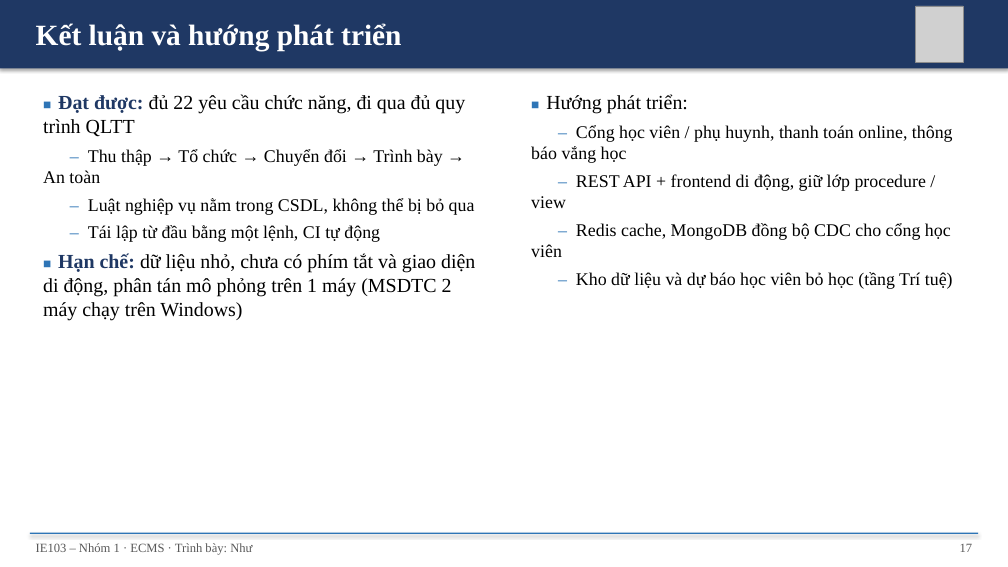
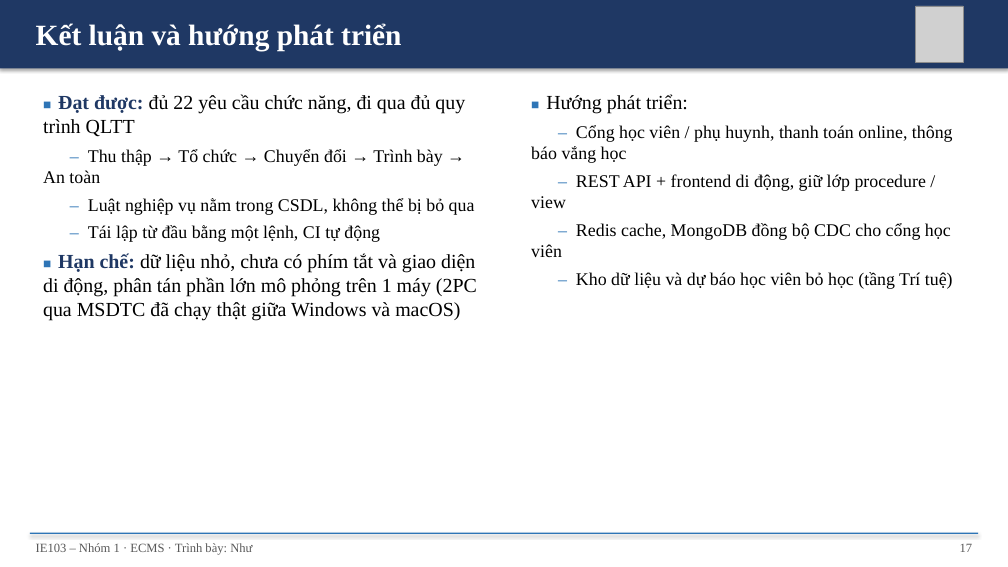
Before and after one commit to nhutruong-uit/ecms, a slide deck: slide 17 of slides/ECMS_Nhom1.pptx. Drawn at 1008x567 pixels with LibreOffice and Linux fonts; fonts in the diff are those of the drawing; grey boxes stand for pictures. Boxes give left, top, right and bottom in pixels: in the first picture for what was removed or moved away, otherwise in the second. Text is boxed around its words. In the diff, an @@ line names an element or a change of style, - is before the commit and + after.

Commit message:
docs: 2PC qua MSDTC giữa Windows và macOS vào Chương 5, hạn chế Chương 6, SETUP, slide (#66)

```diff
--- a/slides/ECMS_Nhom1.pptx
+++ b/slides/ECMS_Nhom1.pptx
@@ text at box(43, 253, 477, 321): text changed @@
-■ Hạn chế: dữ liệu nhỏ, chưa có phím tắt và giao diện di động, phân tán mô phỏng trên 1 máy (MSDTC 2 máy chạy trên Windows)
+■ Hạn chế: dữ liệu nhỏ, chưa có phím tắt và giao diện di động, phân tán phần lớn mô phỏng trên 1 máy (2PC qua MSDTC đã chạy thật giữa Windows và macOS)
```
Also in this commit, not shown: 1 other slide changed, 9 other files.
